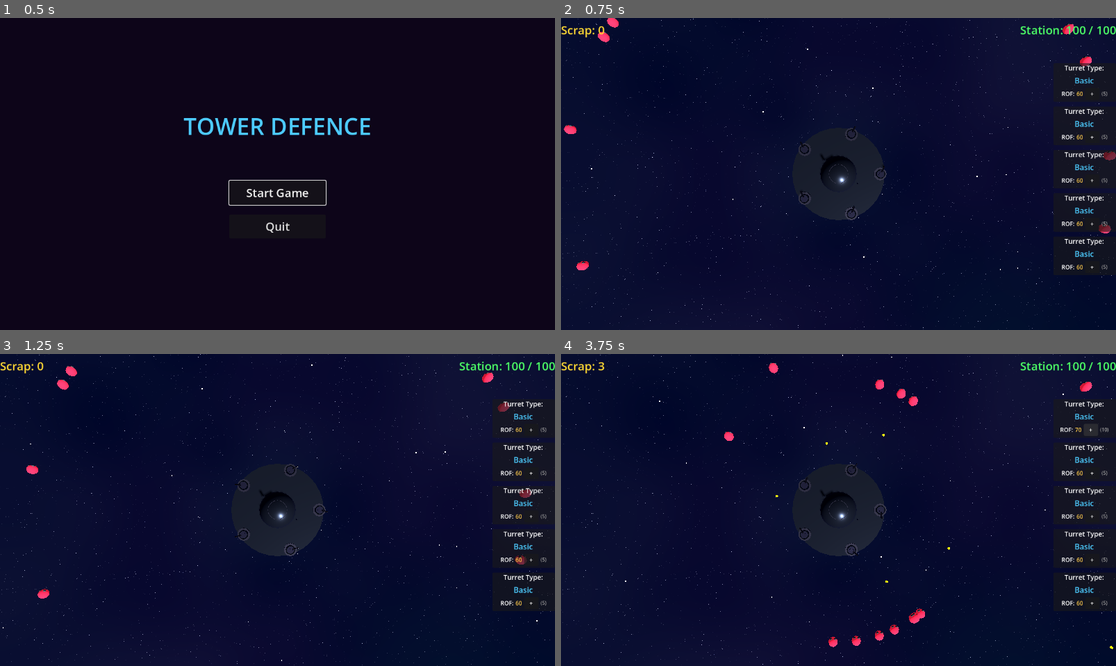
Above: before the commit, frames 1-4 (two rows, left to right).
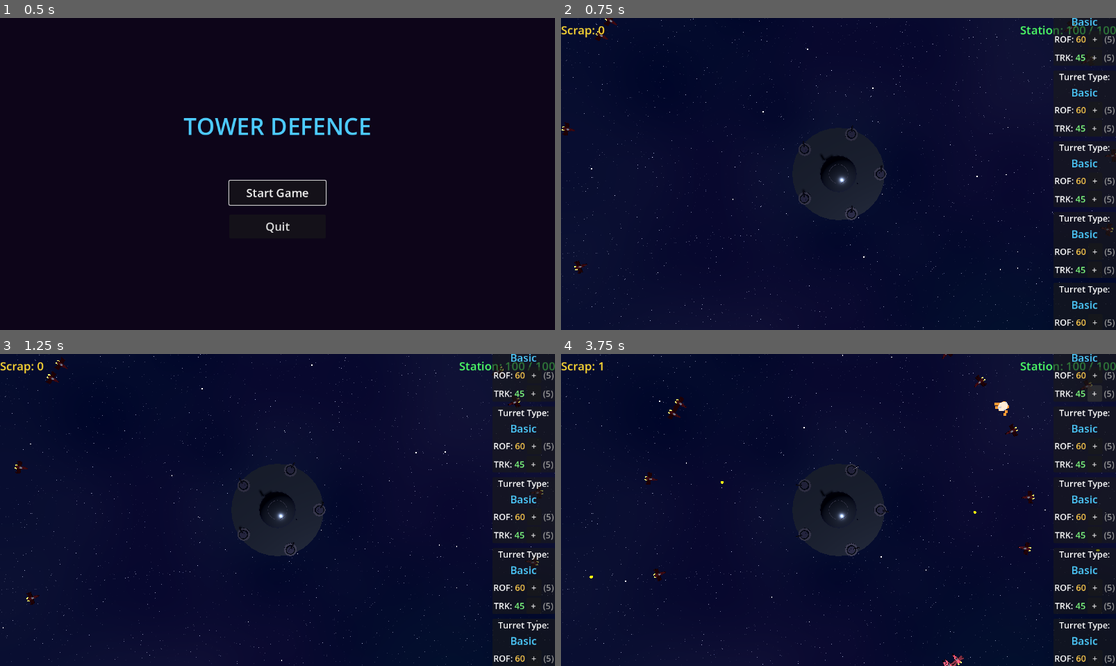
Above: after the commit, the same moments.

Repository: rgjhawkins/towerdefence
Game: Godot game, scene res://main_menu.tscn
The game is run twice, just before and just after one commit, with the same random seed, the same clock (stepped at 60 frames per second) and the same inputs.
Inputs:
- Up to frame 1 (0.5 s): no input
- Up to frame 2 (0.75 s): click "Start Game" at 0.5 s
- Up to frame 3 (1.25 s): no input
- Up to frame 4 (3.75 s): click "+" at 1.25 s; click "+" at 2 s; click "+" at 2.75 s; click "+" at 3.5 s

Frame 1 is identical in both runs. In frame 2, 2.9% of the frame differs, in the area x 0-100%, y 0-100%; in frame 3, 3.0%; in frame 4, 3.6%, in the area x 5-100%, y 0-100%.

Commit message:
Add upgrades, explosions, and gameplay improvements
- Fighter spaceship model for aliens
- Explosion effect on alien death
- Tracking speed upgrade system (starts 45°/s, +5 per upgrade)
- ROF upgrade (+10 RPM per upgrade)
- Turrets only fire when on target
- Turrets check line of sight (no shooting through station)
- Slower aliens (3.0 speed)
- Bigger UI text
- Halved turret tracking speed

Co-Authored-By: Claude Opus 4.5 <noreply@anthropic.com>

Diff:
--- a/alien.gd
+++ b/alien.gd
@@ -9,6 +9,7 @@
 @export var health: float = 50.0
 @export var station_damage: float = 1.0
 @export var scrap_value: int = 1
+@export var explosion_scene: PackedScene
 
 var target_position: Vector3 = Vector3.ZERO
 var is_alive: bool = true
@@ -22,6 +23,10 @@
 	var direction := (target_position - global_position).normalized()
 	velocity = direction * speed
 	global_position += velocity * delta
+
+	# Face towards target
+	if direction.length() > 0.01:
+		look_at(target_position, Vector3.UP)
 
 	# Check if reached target
 	if global_position.distance_to(target_position) < 0.5:
@@ -42,5 +47,13 @@
 
 func die() -> void:
 	is_alive = false
+	_spawn_explosion()
 	died.emit(self)
 	queue_free()
+
+
+func _spawn_explosion() -> void:
+	if explosion_scene:
+		var explosion := explosion_scene.instantiate()
+		explosion.global_position = global_position
+		get_tree().root.add_child(explosion)
--- a/alien.tscn
+++ b/alien.tscn
@@ -1,32 +1,84 @@
-[gd_scene load_steps=3 format=3]
+[gd_scene load_steps=6 format=3]
 
 [ext_resource type="Script" path="res://alien.gd" id="1_alien"]
+[ext_resource type="PackedScene" path="res://explosion.tscn" id="2_explosion"]
 
-[sub_resource type="StandardMaterial3D" id="AlienMaterial"]
-albedo_color = Color(0.8, 0.2, 0.3, 1)
+[sub_resource type="StandardMaterial3D" id="HullMaterial"]
+albedo_color = Color(0.6, 0.15, 0.2, 1)
+metallic = 0.7
+roughness = 0.3
+
+[sub_resource type="StandardMaterial3D" id="WingMaterial"]
+albedo_color = Color(0.4, 0.1, 0.15, 1)
+metallic = 0.8
+roughness = 0.2
+
+[sub_resource type="StandardMaterial3D" id="EngineMaterial"]
+albedo_color = Color(1, 0.5, 0.2, 1)
 emission_enabled = true
-emission = Color(0.8, 0.1, 0.2, 1)
-emission_energy_multiplier = 1.0
+emission = Color(1, 0.4, 0.1, 1)
+emission_energy_multiplier = 3.0
 
 [node name="Alien" type="Node3D"]
 script = ExtResource("1_alien")
-speed = 5.0
+speed = 3.0
 health = 1.0
+explosion_scene = ExtResource("2_explosion")
 
-[node name="Body" type="CSGSphere3D" parent="."]
-radius = 0.5
+[node name="Ship" type="Node3D" parent="."]
+
+[node name="Fuselage" type="CSGBox3D" parent="Ship"]
+size = Vector3(0.3, 0.15, 0.8)
+material = SubResource("HullMaterial")
+
+[node name="Nose" type="CSGBox3D" parent="Ship"]
+transform = Transform3D(1, 0, 0, 0, 1, 0, 0, 0, 1, 0, 0, -0.5)
+size = Vector3(0.2, 0.1, 0.3)
+material = SubResource("HullMaterial")
+
+[node name="NoseTip" type="CSGCylinder3D" parent="Ship"]
+transform = Transform3D(1, 0, 0, 0, 0, -1, 0, 1, 0, 0, 0, -0.7)
+radius = 0.08
+height = 0.15
+sides = 8
+material = SubResource("HullMaterial")
+
+[node name="WingLeft" type="CSGBox3D" parent="Ship"]
+transform = Transform3D(1, 0, 0, 0, 1, 0, 0, 0, 1, -0.4, 0, 0.1)
+size = Vector3(0.5, 0.05, 0.4)
+material = SubResource("WingMaterial")
+
+[node name="WingRight" type="CSGBox3D" parent="Ship"]
+transform = Transform3D(1, 0, 0, 0, 1, 0, 0, 0, 1, 0.4, 0, 0.1)
+size = Vector3(0.5, 0.05, 0.4)
+material = SubResource("WingMaterial")
+
+[node name="WingTipLeft" type="CSGBox3D" parent="Ship"]
+transform = Transform3D(1, 0, 0, 0, 1, 0, 0, 0, 1, -0.6, 0.05, 0.2)
+size = Vector3(0.15, 0.15, 0.2)
+material = SubResource("WingMaterial")
+
+[node name="WingTipRight" type="CSGBox3D" parent="Ship"]
+transform = Transform3D(1, 0, 0, 0, 1, 0, 0, 0, 1, 0.6, 0.05, 0.2)
+size = Vector3(0.15, 0.15, 0.2)
+material = SubResource("WingMaterial")
+
+[node name="Cockpit" type="CSGSphere3D" parent="Ship"]
+transform = Transform3D(0.6, 0, 0, 0, 0.4, 0, 0, 0, 0.8, 0, 0.1, -0.15)
+radius = 0.2
 radial_segments = 12
 rings = 6
-material = SubResource("AlienMaterial")
 
-[node name="Eye1" type="CSGSphere3D" parent="."]
-transform = Transform3D(1, 0, 0, 0, 1, 0, 0, 0, 1, 0.2, 0.15, -0.35)
-radius = 0.15
-radial_segments = 8
-rings = 4
+[node name="EngineLeft" type="CSGCylinder3D" parent="Ship"]
+transform = Transform3D(1, 0, 0, 0, 0, 1, 0, -1, 0, -0.15, 0, 0.45)
+radius = 0.08
+height = 0.15
+sides = 8
+material = SubResource("EngineMaterial")
 
-[node name="Eye2" type="CSGSphere3D" parent="."]
-transform = Transform3D(1, 0, 0, 0, 1, 0, 0, 0, 1, -0.2, 0.15, -0.35)
-radius = 0.15
-radial_segments = 8
-rings = 4
+[node name="EngineRight" type="CSGCylinder3D" parent="Ship"]
+transform = Transform3D(1, 0, 0, 0, 0, 1, 0, -1, 0, 0.15, 0, 0.45)
+radius = 0.08
+height = 0.15
+sides = 8
+material = SubResource("EngineMaterial")
--- /dev/null
+++ b/explosion.gd
@@ -0,0 +1,16 @@
+extends Node3D
+
+@export var lifetime: float = 0.3
+
+func _ready() -> void:
+	# Start particles
+	$Particles.emitting = true
+	$Flash.visible = true
+
+	# Fade out flash quickly
+	var tween := create_tween()
+	tween.tween_property($Flash, "transparency", 1.0, 0.1)
+
+	# Remove after lifetime
+	await get_tree().create_timer(lifetime).timeout
+	queue_free()
--- /dev/null
+++ b/explosion.tscn
@@ -0,0 +1,54 @@
+[gd_scene load_steps=6 format=3]
+
+[ext_resource type="Script" path="res://explosion.gd" id="1_explosion"]
+
+[sub_resource type="StandardMaterial3D" id="FlashMaterial"]
+transparency = 1
+albedo_color = Color(1, 0.8, 0.3, 0.8)
+emission_enabled = true
+emission = Color(1, 0.6, 0.2, 1)
+emission_energy_multiplier = 5.0
+billboard_mode = 1
+
+[sub_resource type="ParticleProcessMaterial" id="ParticleMaterial"]
+emission_shape = 1
+emission_sphere_radius = 0.2
+direction = Vector3(0, 0, 0)
+spread = 180.0
+initial_velocity_min = 3.0
+initial_velocity_max = 8.0
+gravity = Vector3(0, 0, 0)
+scale_min = 0.1
+scale_max = 0.3
+color = Color(1, 0.5, 0.1, 1)
+
+[sub_resource type="StandardMaterial3D" id="ParticleDrawMaterial"]
+transparency = 1
+shading_mode = 0
+albedo_color = Color(1, 0.6, 0.2, 1)
+emission_enabled = true
+emission = Color(1, 0.4, 0.1, 1)
+emission_energy_multiplier = 3.0
+billboard_mode = 1
+
+[sub_resource type="QuadMesh" id="ParticleMesh"]
+material = SubResource("ParticleDrawMaterial")
+size = Vector2(0.3, 0.3)
+
+[node name="Explosion" type="Node3D"]
+script = ExtResource("1_explosion")
+
+[node name="Flash" type="CSGSphere3D" parent="."]
+radius = 0.5
+radial_segments = 8
+rings = 4
+material = SubResource("FlashMaterial")
+
+[node name="Particles" type="GPUParticles3D" parent="."]
+emitting = false
+amount = 20
+one_shot = true
+explosiveness = 1.0
+lifetime = 0.25
+process_material = SubResource("ParticleMaterial")
+draw_pass_1 = SubResource("ParticleMesh")
--- a/game_manager.gd
+++ b/game_manager.gd
@@ -124,6 +124,8 @@
 		match stat:
 			"rate_of_fire":
 				turret.rate_of_fire = value
+			"tracking_speed":
+				turret.tracking_speed = value
 
 
 func _has_clear_shot(turret_pos: Vector3, alien_pos: Vector3) -> bool:
--- a/hud.gd
+++ b/hud.gd
@@ -15,6 +15,8 @@
 var turret_icon_nodes: Array[PanelContainer] = []
 var turret_rof_costs: Array[int] = [5, 5, 5, 5, 5]
 var turret_rof_values: Array[float] = [1.0, 1.0, 1.0, 1.0, 1.0]
+var turret_track_costs: Array[int] = [5, 5, 5, 5, 5]
+var turret_track_values: Array[float] = [45.0, 45.0, 45.0, 45.0, 45.0]
 
 
 func _ready() -> void:
@@ -33,6 +35,10 @@
 		# Connect ROF upgrade button
 		var rof_button: Button = icon.get_node("VBox/RofContainer/RofUpgrade")
 		rof_button.pressed.connect(_on_rof_upgrade_pressed.bind(i - 1))
+
+		# Connect Track upgrade button
+		var track_button: Button = icon.get_node("VBox/TrackContainer/TrackUpgrade")
+		track_button.pressed.connect(_on_track_upgrade_pressed.bind(i - 1))
 
 
 func _on_rof_upgrade_pressed(index: int) -> void:
@@ -69,6 +75,40 @@
 	var icon := turret_icon_nodes[index]
 	var rof_cost: Label = icon.get_node("VBox/RofContainer/RofCost")
 	rof_cost.text = "(%d)" % turret_rof_costs[index]
+
+
+func _on_track_upgrade_pressed(index: int) -> void:
+	var cost := turret_track_costs[index]
+
+	if scrap >= cost:
+		# Deduct scrap
+		scrap -= cost
+		update_scrap(scrap)
+
+		# Increase tracking speed by 5 degrees/sec
+		turret_track_values[index] += 5.0
+
+		# Update display
+		_update_turret_track_display(index)
+
+		# Increase next cost by 5
+		turret_track_costs[index] += 5
+		_update_turret_track_cost_display(index)
+
+		# Emit signal to update actual turret
+		turret_upgraded.emit(index, "tracking_speed", turret_track_values[index])
+
+
+func _update_turret_track_display(index: int) -> void:
+	var icon := turret_icon_nodes[index]
+	var track_value: Label = icon.get_node("VBox/TrackContainer/TrackValue")
+	track_value.text = "%d" % int(turret_track_values[index])
+
+
+func _update_turret_track_cost_display(index: int) -> void:
+	var icon := turret_icon_nodes[index]
+	var track_cost: Label = icon.get_node("VBox/TrackContainer/TrackCost")
+	track_cost.text = "(%d)" % turret_track_costs[index]
 
 
 func _on_turret_icon_input(event: InputEvent, index: int) -> void:
--- a/hud.tscn
+++ b/hud.tscn
@@ -53,14 +53,14 @@
 
 [node name="TypeLabel" type="Label" parent="TurretContainer/TurretIcon1/VBox"]
 layout_mode = 2
-theme_override_font_sizes/font_size = 14
+theme_override_font_sizes/font_size = 18
 text = "Turret Type:"
 horizontal_alignment = 1
 
 [node name="TypeValue" type="Label" parent="TurretContainer/TurretIcon1/VBox"]
 layout_mode = 2
 theme_override_colors/font_color = Color(0.3, 0.8, 1, 1)
-theme_override_font_sizes/font_size = 16
+theme_override_font_sizes/font_size = 22
 text = "Basic"
 horizontal_alignment = 1
 
@@ -70,25 +70,52 @@
 
 [node name="RofLabel" type="Label" parent="TurretContainer/TurretIcon1/VBox/RofContainer"]
 layout_mode = 2
-theme_override_font_sizes/font_size = 12
+theme_override_font_sizes/font_size = 18
 text = "ROF:"
 
 [node name="RofValue" type="Label" parent="TurretContainer/TurretIcon1/VBox/RofContainer"]
 layout_mode = 2
 theme_override_colors/font_color = Color(1, 0.8, 0.3, 1)
-theme_override_font_sizes/font_size = 12
+theme_override_font_sizes/font_size = 18
 text = "60"
 
 [node name="RofUpgrade" type="Button" parent="TurretContainer/TurretIcon1/VBox/RofContainer"]
 custom_minimum_size = Vector2(30, 20)
 layout_mode = 2
-theme_override_font_sizes/font_size = 12
+theme_override_font_sizes/font_size = 18
 text = "+"
 
 [node name="RofCost" type="Label" parent="TurretContainer/TurretIcon1/VBox/RofContainer"]
 layout_mode = 2
 theme_override_colors/font_color = Color(0.6, 0.6, 0.6, 1)
-theme_override_font_sizes/font_size = 10
+theme_override_font_sizes/font_size = 18
+text = "(5)"
+
+[node name="TrackContainer" type="HBoxContainer" parent="TurretContainer/TurretIcon1/VBox"]
+layout_mode = 2
+alignment = 1
+
+[node name="TrackLabel" type="Label" parent="TurretContainer/TurretIcon1/VBox/TrackContainer"]
+layout_mode = 2
+theme_override_font_sizes/font_size = 18
+text = "TRK:"
+
+[node name="TrackValue" type="Label" parent="TurretContainer/TurretIcon1/VBox/TrackContainer"]
+layout_mode = 2
+theme_override_colors/font_color = Color(0.5, 1, 0.5, 1)
+theme_override_font_sizes/font_size = 18
+text = "45"
+
+[node name="TrackUpgrade" type="Button" parent="TurretContainer/TurretIcon1/VBox/TrackContainer"]
+custom_minimum_size = Vector2(30, 20)
+layout_mode = 2
+theme_override_font_sizes/font_size = 18
+text = "+"
+
+[node name="TrackCost" type="Label" parent="TurretContainer/TurretIcon1/VBox/TrackContainer"]
+layout_mode = 2
+theme_override_colors/font_color = Color(0.6, 0.6, 0.6, 1)
+theme_override_font_sizes/font_size = 18
 text = "(5)"
 
 [node name="TurretIcon2" type="PanelContainer" parent="TurretContainer"]
@@ -100,14 +127,14 @@
 
 [node name="TypeLabel" type="Label" parent="TurretContainer/TurretIcon2/VBox"]
 layout_mode = 2
-theme_override_font_sizes/font_size = 14
+theme_override_font_sizes/font_size = 18
 text = "Turret Type:"
 horizontal_alignment = 1
 
 [node name="TypeValue" type="Label" parent="TurretContainer/TurretIcon2/VBox"]
 layout_mode = 2
 theme_override_colors/font_color = Color(0.3, 0.8, 1, 1)
-theme_override_font_sizes/font_size = 16
+theme_override_font_sizes/font_size = 22
 text = "Basic"
 horizontal_alignment = 1
 
@@ -117,25 +144,52 @@
 
 [node name="RofLabel" type="Label" parent="TurretContainer/TurretIcon2/VBox/RofContainer"]
 layout_mode = 2
-theme_override_font_sizes/font_size = 12
+theme_override_font_sizes/font_size = 18
 text = "ROF:"
 
 [node name="RofValue" type="Label" parent="TurretContainer/TurretIcon2/VBox/RofContainer"]
 layout_mode = 2
 theme_override_colors/font_color = Color(1, 0.8, 0.3, 1)
-theme_override_font_sizes/font_size = 12
+theme_override_font_sizes/font_size = 18
 text = "60"
 
 [node name="RofUpgrade" type="Button" parent="TurretContainer/TurretIcon2/VBox/RofContainer"]
 custom_minimum_size = Vector2(30, 20)
 layout_mode = 2
-theme_override_font_sizes/font_size = 12
+theme_override_font_sizes/font_size = 18
 text = "+"
 
 [node name="RofCost" type="Label" parent="TurretContainer/TurretIcon2/VBox/RofContainer"]
 layout_mode = 2
 theme_override_colors/font_color = Color(0.6, 0.6, 0.6, 1)
-theme_override_font_sizes/font_size = 10
+theme_override_font_sizes/font_size = 18
+text = "(5)"
+
+[node name="TrackContainer" type="HBoxContainer" parent="TurretContainer/TurretIcon2/VBox"]
+layout_mode = 2
+alignment = 1
+
+[node name="TrackLabel" type="Label" parent="TurretContainer/TurretIcon2/VBox/TrackContainer"]
+layout_mode = 2
+theme_override_font_sizes/font_size = 18
+text = "TRK:"
+
+[node name="TrackValue" type="Label" parent="TurretContainer/TurretIcon2/VBox/TrackContainer"]
+layout_mode = 2
+theme_override_colors/font_color = Color(0.5, 1, 0.5, 1)
+theme_override_font_sizes/font_size = 18
+text = "45"
+
+[node name="TrackUpgrade" type="Button" parent="TurretContainer/TurretIcon2/VBox/TrackContainer"]
+custom_minimum_size = Vector2(30, 20)
+layout_mode = 2
+theme_override_font_sizes/font_size = 18
+text = "+"
+
+[node name="TrackCost" type="Label" parent="TurretContainer/TurretIcon2/VBox/TrackContainer"]
+layout_mode = 2
+theme_override_colors/font_color = Color(0.6, 0.6, 0.6, 1)
+theme_override_font_sizes/font_size = 18
 text = "(5)"
 
 [node name="TurretIcon3" type="PanelContainer" parent="TurretContainer"]
@@ -147,14 +201,14 @@
 
 [node name="TypeLabel" type="Label" parent="TurretContainer/TurretIcon3/VBox"]
 layout_mode = 2
-theme_override_font_sizes/font_size = 14
+theme_override_font_sizes/font_size = 18
 text = "Turret Type:"
 horizontal_alignment = 1
 
 [node name="TypeValue" type="Label" parent="TurretContainer/TurretIcon3/VBox"]
 layout_mode = 2
 theme_override_colors/font_color = Color(0.3, 0.8, 1, 1)
-theme_override_font_sizes/font_size = 16
+theme_override_font_sizes/font_size = 22
 text = "Basic"
 horizontal_alignment = 1
 
@@ -164,25 +218,52 @@
 
 [node name="RofLabel" type="Label" parent="TurretContainer/TurretIcon3/VBox/RofContainer"]
 layout_mode = 2
-theme_override_font_sizes/font_size = 12
+theme_override_font_sizes/font_size = 18
 text = "ROF:"
 
 [node name="RofValue" type="Label" parent="TurretContainer/TurretIcon3/VBox/RofContainer"]
 layout_mode = 2
 theme_override_colors/font_color = Color(1, 0.8, 0.3, 1)
-theme_override_font_sizes/font_size = 12
+theme_override_font_sizes/font_size = 18
 text = "60"
 
 [node name="RofUpgrade" type="Button" parent="TurretContainer/TurretIcon3/VBox/RofContainer"]
 custom_minimum_size = Vector2(30, 20)
 layout_mode = 2
-theme_override_font_sizes/font_size = 12
+theme_override_font_sizes/font_size = 18
 text = "+"
 
 [node name="RofCost" type="Label" parent="TurretContainer/TurretIcon3/VBox/RofContainer"]
 layout_mode = 2
 theme_override_colors/font_color = Color(0.6, 0.6, 0.6, 1)
-theme_override_font_sizes/font_size = 10
+theme_override_font_sizes/font_size = 18
+text = "(5)"
+
+[node name="TrackContainer" type="HBoxContainer" parent="TurretContainer/TurretIcon3/VBox"]
+layout_mode = 2
+alignment = 1
+
+[node name="TrackLabel" type="Label" parent="TurretContainer/TurretIcon3/VBox/TrackContainer"]
+layout_mode = 2
+theme_override_font_sizes/font_size = 18
+text = "TRK:"
+
+[node name="TrackValue" type="Label" parent="TurretContainer/TurretIcon3/VBox/TrackContainer"]
+layout_mode = 2
+theme_override_colors/font_color = Color(0.5, 1, 0.5, 1)
+theme_override_font_sizes/font_size = 18
+text = "45"
+
+[node name="TrackUpgrade" type="Button" parent="TurretContainer/TurretIcon3/VBox/TrackContainer"]
+custom_minimum_size = Vector2(30, 20)
+layout_mode = 2
+theme_override_font_sizes/font_size = 18
+text = "+"
+
+[node name="TrackCost" type="Label" parent="TurretContainer/TurretIcon3/VBox/TrackContainer"]
+layout_mode = 2
+theme_override_colors/font_color = Color(0.6, 0.6, 0.6, 1)
+theme_override_font_sizes/font_size = 18
 text = "(5)"
 
 [node name="TurretIcon4" type="PanelContainer" parent="TurretContainer"]
@@ -194,14 +275,14 @@
 
 [node name="TypeLabel" type="Label" parent="TurretContainer/TurretIcon4/VBox"]
 layout_mode = 2
-theme_override_font_sizes/font_size = 14
+theme_override_font_sizes/font_size = 18
 text = "Turret Type:"
 horizontal_alignment = 1
 
 [node name="TypeValue" type="Label" parent="TurretContainer/TurretIcon4/VBox"]
 layout_mode = 2
 theme_override_colors/font_color = Color(0.3, 0.8, 1, 1)
-theme_override_font_sizes/font_size = 16
+theme_override_font_sizes/font_size = 22
 text = "Basic"
 horizontal_alignment = 1
 
@@ -211,25 +292,52 @@
 
 [node name="RofLabel" type="Label" parent="TurretContainer/TurretIcon4/VBox/RofContainer"]
 layout_mode = 2
-theme_override_font_sizes/font_size = 12
+theme_override_font_sizes/font_size = 18
 text = "ROF:"
 
 [node name="RofValue" type="Label" parent="TurretContainer/TurretIcon4/VBox/RofContainer"]
 layout_mode = 2
 theme_override_colors/font_color = Color(1, 0.8, 0.3, 1)
-theme_override_font_sizes/font_size = 12
+theme_override_font_sizes/font_size = 18
 text = "60"
 
 [node name="RofUpgrade" type="Button" parent="TurretContainer/TurretIcon4/VBox/RofContainer"]
 custom_minimum_size = Vector2(30, 20)
 layout_mode = 2
-theme_override_font_sizes/font_size = 12
+theme_override_font_sizes/font_size = 18
 text = "+"
 
 [node name="RofCost" type="Label" parent="TurretContainer/TurretIcon4/VBox/RofContainer"]
 layout_mode = 2
 theme_override_colors/font_color = Color(0.6, 0.6, 0.6, 1)
-theme_override_font_sizes/font_size = 10
+theme_override_font_sizes/font_size = 18
+text = "(5)"
+
+[node name="TrackContainer" type="HBoxContainer" parent="TurretContainer/TurretIcon4/VBox"]
+layout_mode = 2
+alignment = 1
+
+[node name="TrackLabel" type="Label" parent="TurretContainer/TurretIcon4/VBox/TrackContainer"]
+layout_mode = 2
+theme_override_font_sizes/font_size = 18
+text = "TRK:"
+
+[node name="TrackValue" type="Label" parent="TurretContainer/TurretIcon4/VBox/TrackContainer"]
+layout_mode = 2
+theme_override_colors/font_color = Color(0.5, 1, 0.5, 1)
+theme_override_font_sizes/font_size = 18
+text = "45"
+
+[node name="TrackUpgrade" type="Button" parent="TurretContainer/TurretIcon4/VBox/TrackContainer"]
+custom_minimum_size = Vector2(30, 20)
+layout_mode = 2
+theme_override_font_sizes/font_size = 18
+text = "+"
+
+[node name="TrackCost" type="Label" parent="TurretContainer/TurretIcon4/VBox/TrackContainer"]
+layout_mode = 2
+theme_override_colors/font_color = Color(0.6, 0.6, 0.6, 1)
+theme_override_font_sizes/font_size = 18
 text = "(5)"
 
 [node name="TurretIcon5" type="PanelContainer" parent="TurretContainer"]
@@ -241,14 +349,14 @@
 
 [node name="TypeLabel" type="Label" parent="TurretContainer/TurretIcon5/VBox"]
 layout_mode = 2
-theme_override_font_sizes/font_size = 14
+theme_override_font_sizes/font_size = 18
 text = "Turret Type:"
 horizontal_alignment = 1
 
 [node name="TypeValue" type="Label" parent="TurretContainer/TurretIcon5/VBox"]
 layout_mode = 2
 theme_override_colors/font_color = Color(0.3, 0.8, 1, 1)
-theme_override_font_sizes/font_size = 16
+theme_override_font_sizes/font_size = 22
 text = "Basic"
 horizontal_alignment = 1
 
@@ -258,23 +366,50 @@
 
 [node name="RofLabel" type="Label" parent="TurretContainer/TurretIcon5/VBox/RofContainer"]
 layout_mode = 2
-theme_override_font_sizes/font_size = 12
+theme_override_font_sizes/font_size = 18
 text = "ROF:"
 
 [node name="RofValue" type="Label" parent="TurretContainer/TurretIcon5/VBox/RofContainer"]
 layout_mode = 2
 theme_override_colors/font_color = Color(1, 0.8, 0.3, 1)
-theme_override_font_sizes/font_size = 12
+theme_override_font_sizes/font_size = 18
 text = "60"
 
 [node name="RofUpgrade" type="Button" parent="TurretContainer/TurretIcon5/VBox/RofContainer"]
 custom_minimum_size = Vector2(30, 20)
 layout_mode = 2
-theme_override_font_sizes/font_size = 12
+theme_override_font_sizes/font_size = 18
 text = "+"
 
 [node name="RofCost" type="Label" parent="TurretContainer/TurretIcon5/VBox/RofContainer"]
 layout_mode = 2
 theme_override_colors/font_color = Color(0.6, 0.6, 0.6, 1)
-theme_override_font_sizes/font_size = 10
-text = "(5)"
+theme_override_font_sizes/font_size = 18
+text = "(5)"
+
+[node name="TrackContainer" type="HBoxContainer" parent="TurretContainer/TurretIcon5/VBox"]
+layout_mode = 2
+alignment = 1
+
+[node name="TrackLabel" type="Label" parent="TurretContainer/TurretIcon5/VBox/TrackContainer"]
+layout_mode = 2
+theme_override_font_sizes/font_size = 18
+text = "TRK:"
+
+[node name="TrackValue" type="Label" parent="TurretContainer/TurretIcon5/VBox/TrackContainer"]
+layout_mode = 2
+theme_override_colors/font_color = Color(0.5, 1, 0.5, 1)
+theme_override_font_sizes/font_size = 18
+text = "45"
+
+[node name="TrackUpgrade" type="Button" parent="TurretContainer/TurretIcon5/VBox/TrackContainer"]
+custom_minimum_size = Vector2(30, 20)
+layout_mode = 2
+theme_override_font_sizes/font_size = 18
+text = "+"
+
+[node name="TrackCost" type="Label" parent="TurretContainer/TurretIcon5/VBox/TrackContainer"]
+layout_mode = 2
+theme_override_colors/font_color = Color(0.6, 0.6, 0.6, 1)
+theme_override_font_sizes/font_size = 18
+text = "(5)"
--- a/turret.gd
+++ b/turret.gd
@@ -103,9 +103,17 @@
 func _try_fire() -> void:
 	var fire_interval := 1.0 / rate_of_fire
 
-	if time_since_last_shot >= fire_interval:
+	if time_since_last_shot >= fire_interval and _is_on_target():
 		_fire()
 		time_since_last_shot = 0.0
+
+
+func _is_on_target() -> bool:
+	var barrel_forward := -barrel.global_transform.basis.z.normalized()
+	var to_target := (aim_position - muzzle.global_position).normalized()
+	var angle := barrel_forward.angle_to(to_target)
+	# Fire if within 5 degrees of target
+	return angle < deg_to_rad(5.0)
 
 
 func _fire() -> void:
--- a/turret.tscn
+++ b/turret.tscn
@@ -17,7 +17,7 @@
 [node name="Turret" type="Node3D"]
 script = ExtResource("1_turret")
 rate_of_fire = 1.0
-tracking_speed = 180.0
+tracking_speed = 45.0
 ammo_type = ExtResource("3_ammo")
 bullet_scene = ExtResource("2_bullet")
 
Not shown, added: explosion.gd.uid
